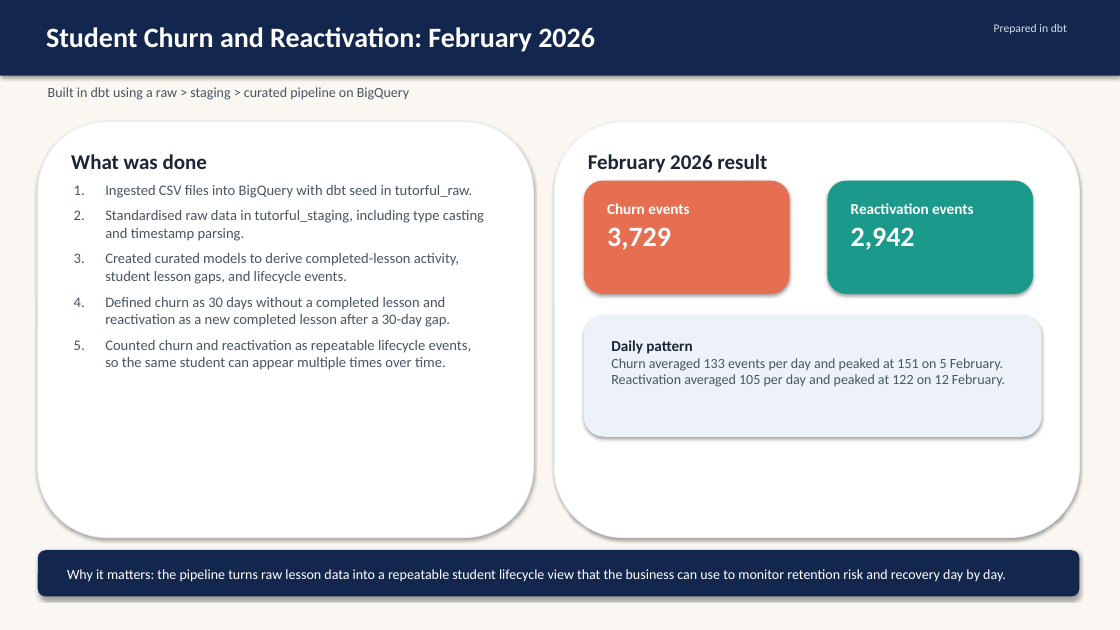
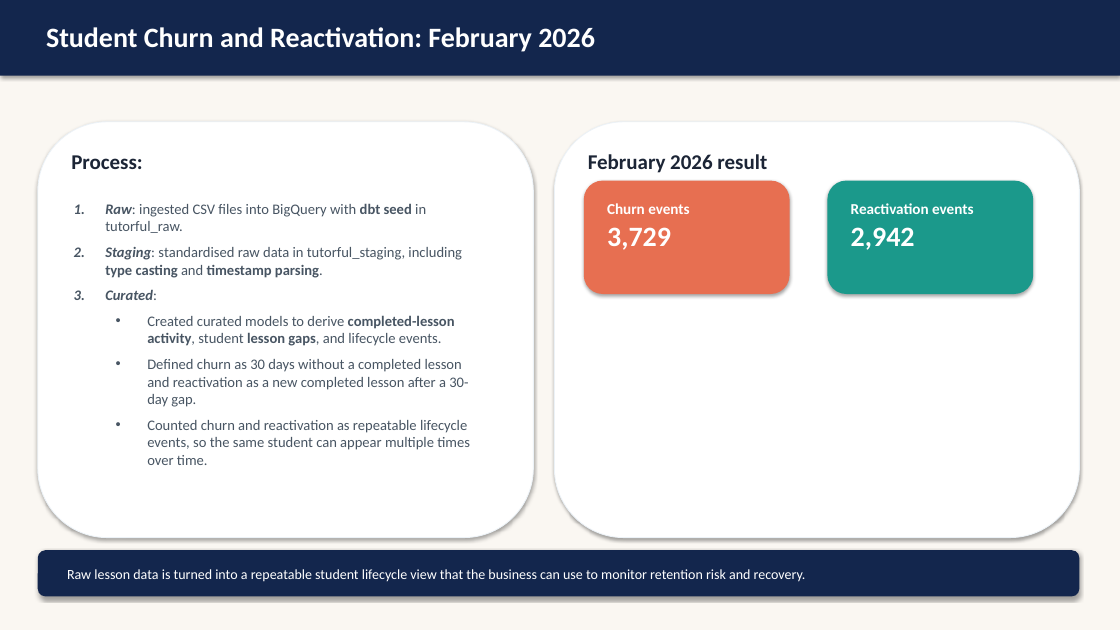
Before and after one commit to ah-shahan11/tutorful_task, a slide deck: slide 1 of presentation/tutorful_feb2026_business_summary.pptx. Drawn at 1120x630 pixels with LibreOffice and Linux fonts; fonts in the diff are those of the drawing. Boxes give left, top, right and bottom in pixels: in the first picture for what was removed or moved away, otherwise in the second. Text is boxed around its words. In the diff, an @@ line names an element or a change of style, - is before the commit and + after.

```diff
--- a/presentation/tutorful_feb2026_business_summary.pptx
+++ b/presentation/tutorful_feb2026_business_summary.pptx
@@ text removed at <box>994,24,1067,34</box> @@
-Prepared in dbt
@@ text removed at <box>48,87,409,100</box> @@
-Built in dbt using a raw > staging > curated pipeline on BigQuery
@@ text at <box>71,155,142,169</box>: text changed @@
-What was done
+Process:
@@ text "Raw: ingested CSV files into ...": place and size @@
-text "Raw: ingested CSV files into ..." at <box>105,185,484,370</box>
+text "Raw: ingested CSV files into ..." at <box>105,203,470,465</box>
@@ text at <box>105,203,462,300</box>: text changed @@
-1. Ingested CSV files into BigQuery with dbt seed in tutorful_raw.
-2. Standardised raw data in tutorful_staging, including type casting and timestamp parsing.
+1. Raw: ingested CSV files into BigQuery with dbt seed in tutorful_raw.
+2. Staging: standardised raw data in tutorful_staging, including type casting and timestamp parsing.
+3. Curated:
@@ text at <box>147,315,470,465</box>: bold on in "completed-lesson activity, lesson gaps,"; bullet 1. to •; list level 1 to 2 in "Created curated models to derive ..."; list level 1 to 2 in "Defined churn as 30 days ..."; list level 1 to 2 in "Counted churn and reactivation as ..." @@
@@ rounded rectangle removed at <box>584,315,1042,437</box> @@
@@ text removed at <box>611,340,1005,387</box> @@
-Daily pattern
-Churn averaged 133 events per day and peaked at 151 on 5 February. Reactivation averaged 105 per day and peaked at 122 on 12 February.
@@ text at <box>67,569,806,582</box>: text changed @@
-Why it matters: the pipeline turns raw lesson data into a repeatable student lifecycle view that the business can use to monitor retention risk and recovery day by day.
+Raw lesson data is turned into a repeatable student lifecycle view that the business can use to monitor retention risk and recovery.
```
Also in this commit, not shown: 2 slides added, 10 other files.
